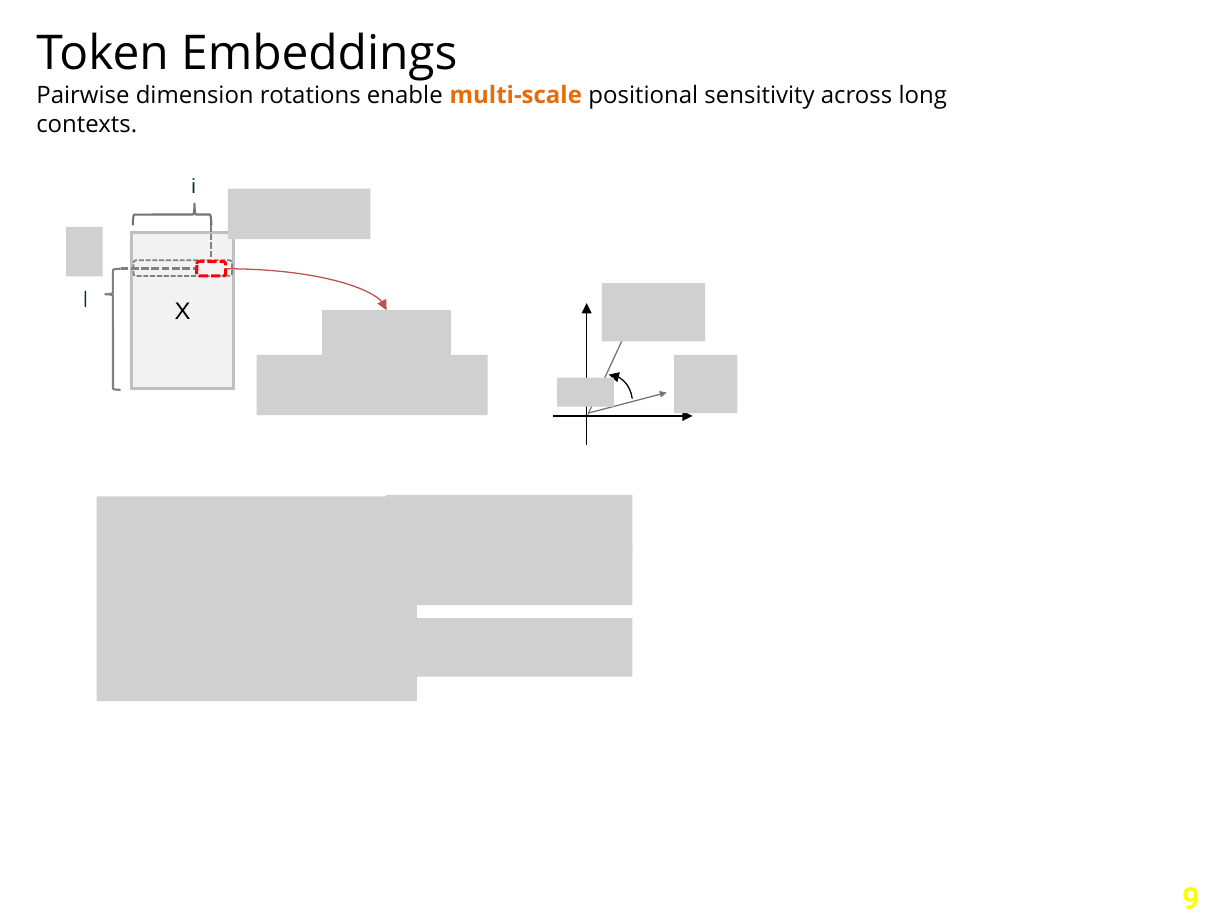
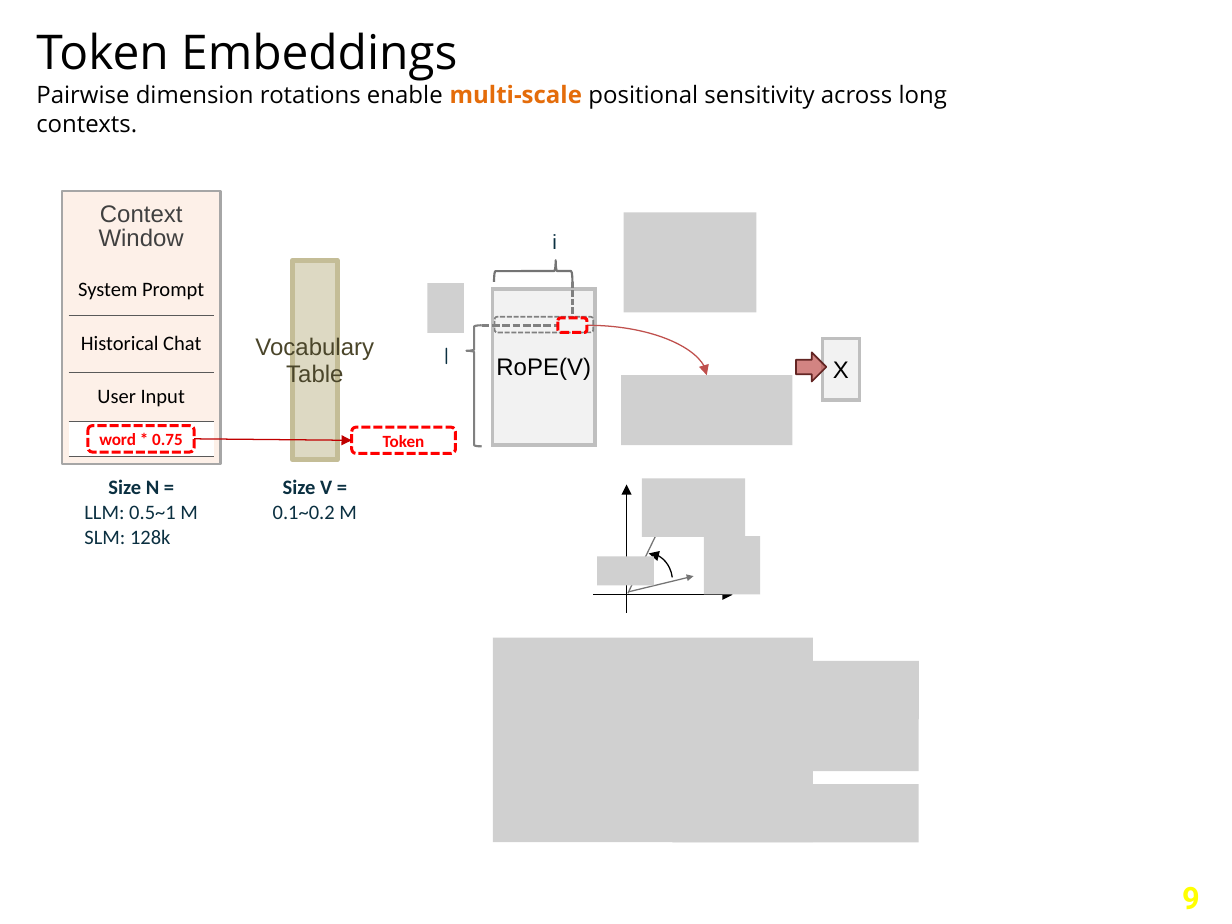
Before and after one commit to navibator/crazy-ai, a slide deck: slide 10 of gemma-v4.pptx. Drawn at 1232x924 pixels with LibreOffice and Linux fonts; fonts in the diff are those of the drawing; grey boxes stand for pictures; background and template pictures are left out. Boxes give left, top, right and bottom in pixels: in the first picture for what was removed or moved away, otherwise in the second. Text is boxed around its words. In the diff, an @@ line names an element or a change of style, - is before the commit and + after.

```diff
--- a/gemma-v4.pptx
+++ b/gemma-v4.pptx
@@ rectangle added at [62, 191, 221, 463], fill #FDE7DA at 60% opacity, outline #A6A6A6 1.25 pt, 14 pt, text #404040 @@
+Context
+Window
@@ picture removed at [228, 188, 371, 239] @@
@@ picture removed at [67, 227, 103, 276] @@
@@ picture added at [623, 212, 756, 312] @@
@@ table added at [69, 264, 214, 456], 4 rows, 1 columns @@
+System Prompt
+Historical Chat
+User Input
+
@@ rectangle added at [292, 260, 336, 460], fill #DDD9C3, outline #C4BD97 3 pt, 14 pt, text #4A452A @@
+Vocabulary
+Table
@@ picture added at [428, 283, 464, 333] @@
@@ rectangle added at [493, 290, 595, 446], fill #F2F2F2, outline #BFBFBF 2 pt, 14 pt, text #000000 @@
+RoPE(V)
@@ picture removed at [602, 283, 706, 341] @@
@@ picture removed at [322, 310, 451, 361] @@
@@ 2 texts, 2 lines, 2 left braces, 2 rounded rectangles: place and size @@
-2 texts, 2 lines, 2 left braces, 2 rounded rectangles at [83, 178, 232, 389]
+2 texts, 2 lines, 2 left braces, 2 rounded rectangles at [444, 234, 594, 446]
@@ curved arrow moved from (225, 269) - (387, 310) to (586, 325) - (707, 376) @@
@@ picture removed at [256, 355, 488, 415] @@
@@ picture removed at [674, 355, 737, 413] @@
@@ down arrow added at [796, 353, 827, 383], fill #C0504D at 70% opacity, outline #632523 1 pt @@
@@ rectangle "X": place and size @@
-rectangle "X" at [132, 233, 234, 389]
+rectangle "X" at [823, 339, 860, 400]
@@ picture added at [621, 376, 792, 446] @@
@@ rounded rectangle added at [87, 426, 193, 452], fill #FFFFFF at 20% opacity, outline #FF0000 1.75 pt dashed, 10 pt, text #FF0000, bold @@
+word * 0.75
@@ arrow added from (195, 439) to (351, 440), #C00000 0.75 pt @@
@@ rounded rectangle added at [351, 428, 455, 453], fill #FFFFFF at 20% opacity, outline #FF0000 1.75 pt dashed, 10 pt, text #FF0000, bold @@
+Token
@@ text added at [84, 479, 198, 544], 12 pt, text #0B3041 @@
+Size N =
+LLM: 0.5~1 M
+SLM: 128k
@@ text added at [273, 479, 357, 519], 12 pt, text #0B3041 @@
+Size V =
+0.1~0.2 M
@@ picture added at [642, 478, 745, 536] @@
@@ group removed at [96, 495, 632, 701]: 4 pictures @@
@@ arrow moved from (586, 445) - (586, 303) to (627, 612) - (627, 484) @@
@@ arrow moved from (588, 414) - (626, 333) to (628, 594) - (659, 529) @@
@@ picture added at [703, 536, 760, 594] @@
@@ 1 picture, 1 arc (boxed as its full ellipse), 1 arrow: place and size @@
-1 picture, 1 arc (boxed as its full ellipse), 1 arrow at [553, 375, 692, 431]
+1 picture, 1 arc (boxed as its full ellipse), 1 arrow at [594, 553, 733, 610]
@@ arrow moved from (588, 413) - (667, 393) to (628, 591) - (694, 577) @@
@@ group added at [493, 638, 919, 843]: 4 pictures @@
```
Also in this commit, not shown: 5 other slides changed.
